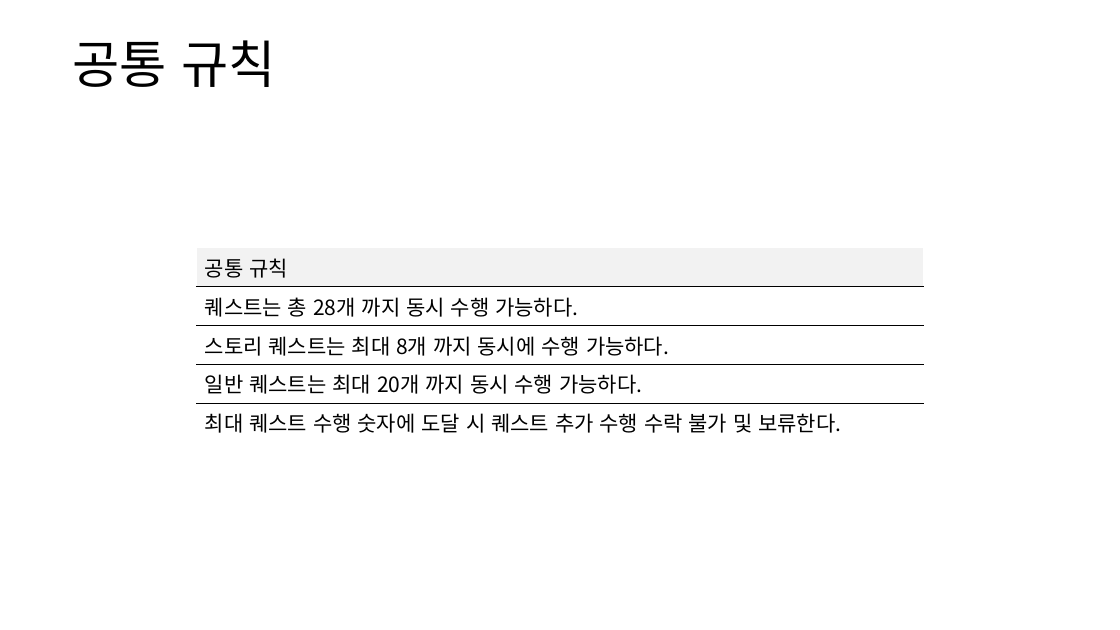
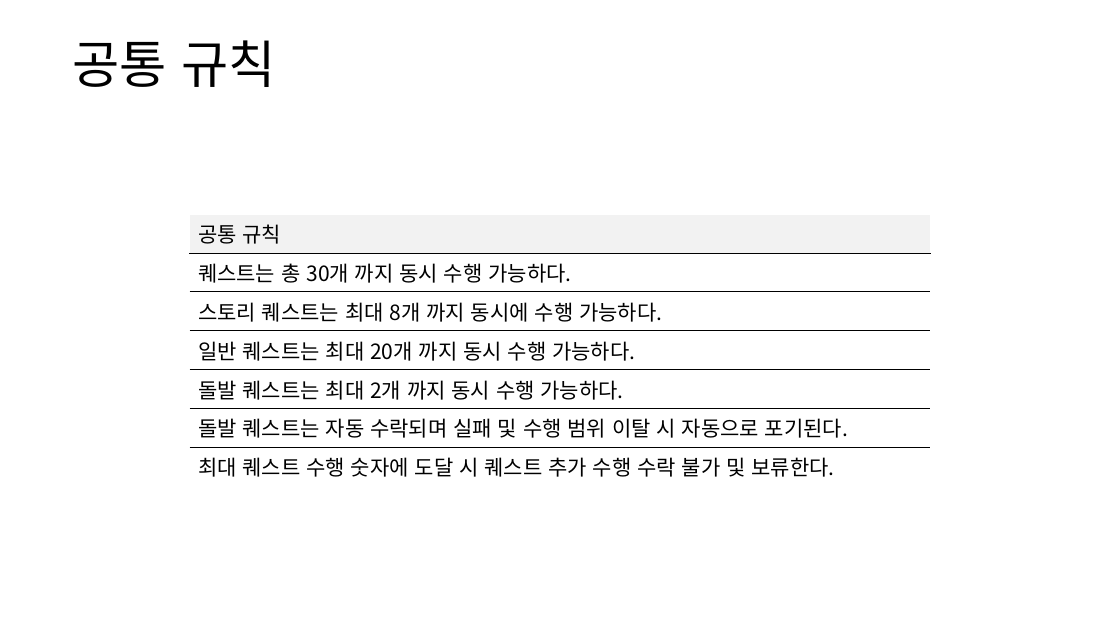
Before and after one commit to yjk0401/unityenginebasic_9th, a slide deck: slide 6 of 기획/방랑엽사전/퀘스트 시스템 기획서.pptx. Drawn at 1120x630 pixels with LibreOffice and Linux fonts; fonts in the diff are those of the drawing. Boxes give left, top, right and bottom in pixels: in the first picture for what was removed or moved away, otherwise in the second. Text is boxed around its words. In the diff, an @@ line names an element or a change of style, - is before the commit and + after.

```diff
--- a/기획/방랑엽사전/퀘스트 시스템 기획서.pptx
+++ b/기획/방랑엽사전/퀘스트 시스템 기획서.pptx
@@ table at (190,214,931,481) @@
-row 2, column 1: 퀘스트는 총 28개 까지 동시 수행 가능하다.
+row 2, column 1: 퀘스트는 총 30개 까지 동시 수행 가능하다.
+row 5: 돌발 퀘스트는 최대 2개 까지 동시 수행 가능하다.
+row 6: 돌발 퀘스트는 자동 수락되며 실패 및 수행 범위 이탈 시 자동으로 포기된다.
@@ table: place and size @@
-table at (197,248,924,437)
+table at (190,214,931,481)
```
Also in this commit, not shown: 4 other slides changed, 3 slides removed, 6 other files.
